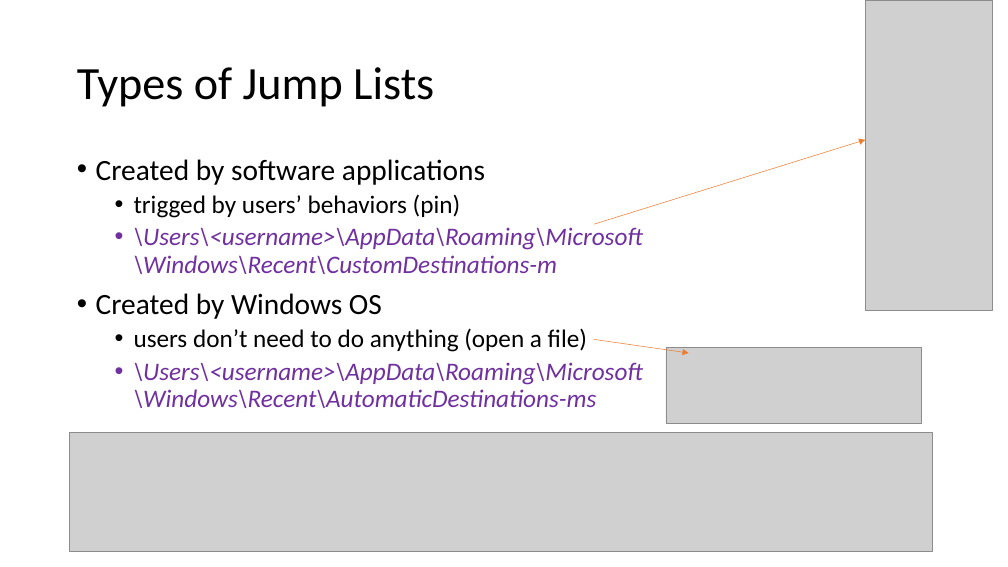
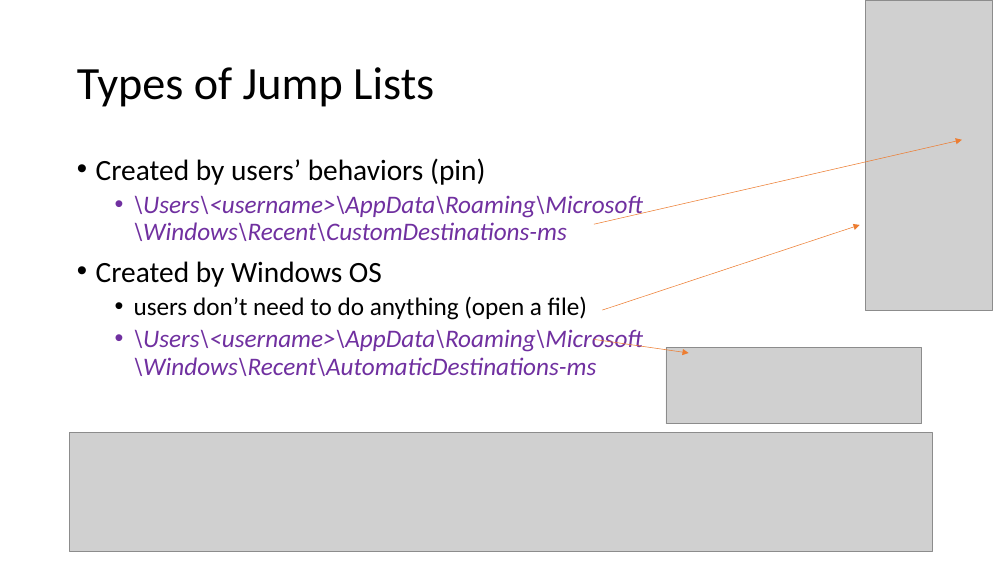
Before and after one commit to frankwxu/digital-forensics-lab, a slide deck: slide 25 of NIST_Data_Leakage_Case/NIST_Data_Leakage_06_Network_Shellbag_Jumplist.pptx. Drawn at 1008x567 pixels with LibreOffice and Linux fonts; fonts in the diff are those of the drawing; grey boxes stand for pictures; background and template pictures are left out. Boxes give left, top, right and bottom in pixels: in the first picture for what was removed or moved away, otherwise in the second. Text is boxed around its words. In the diff, an @@ line names an element or a change of style, - is before the commit and + after.

```diff
--- a/NIST_Data_Leakage_Case/NIST_Data_Leakage_06_Network_Shellbag_Jumplist.pptx
+++ b/NIST_Data_Leakage_Case/NIST_Data_Leakage_06_Network_Shellbag_Jumplist.pptx
@@ arrow moved from (594, 225) - (866, 140) to (594, 225) - (962, 140) @@
@@ text at (x1=96, y1=158, x2=643, y2=241): text changed @@
-• Created by software applications
-  • trigged by users’ behaviors (pin)
-  • \Users\<username>\AppData\Roaming\Microsoft\Windows\Recent\CustomDestinations-m
+• Created by users’ behaviors (pin)
+  • \Users\<username>\AppData\Roaming\Microsoft\Windows\Recent\CustomDestinations-ms
@@ arrow added from (603, 310) to (860, 225), #ED7D31 0.5 pt @@
```
Also in this commit, not shown: 10 other slides changed, 5 slides added, 1 slide removed, 2 other files.
